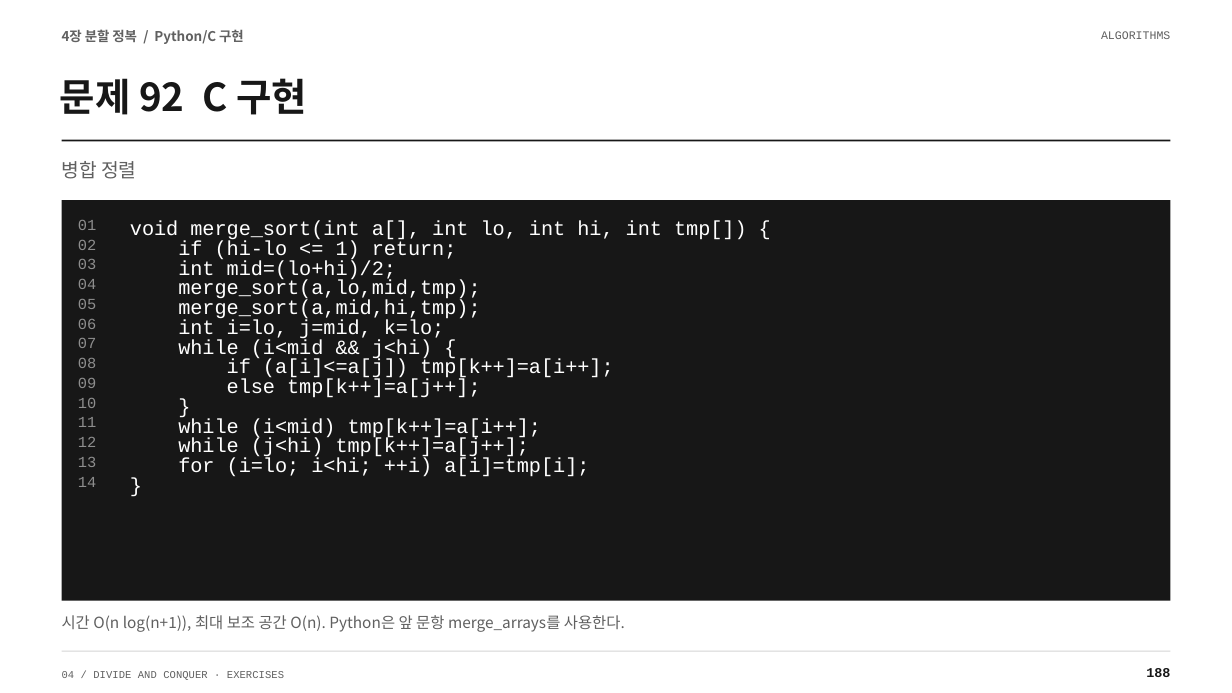
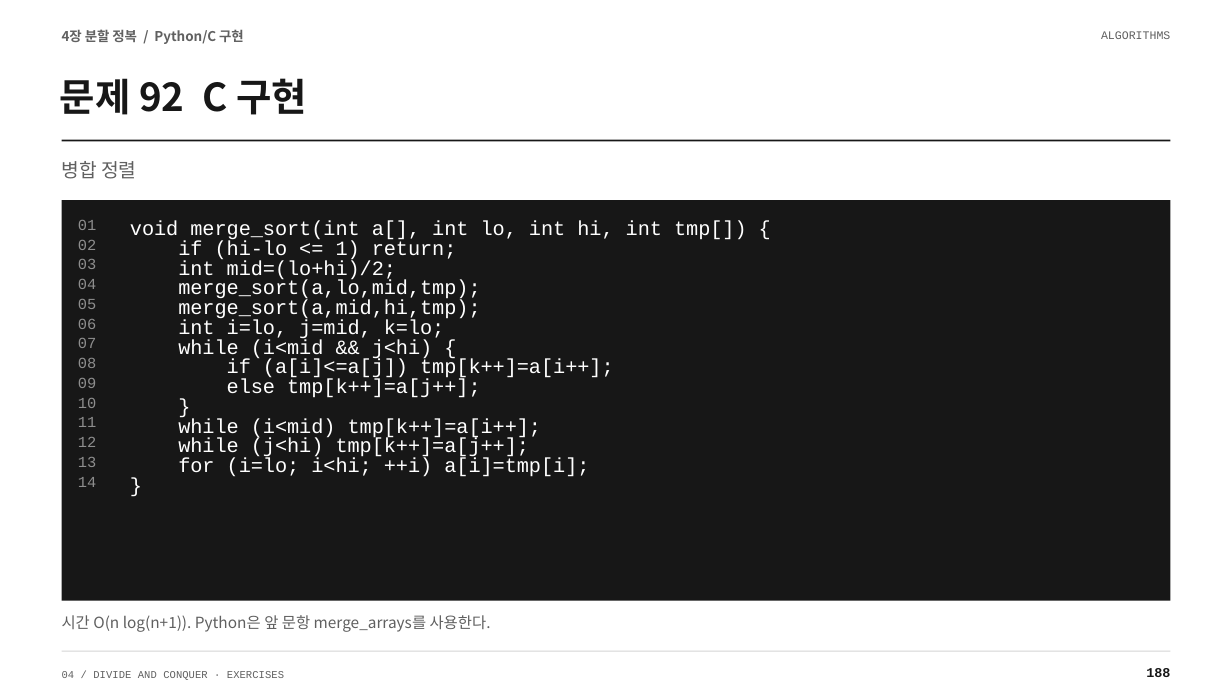
Before and after one commit to Sangdon-Park/Sangdon-Park.github.io, a slide deck: slide 188 of data/알고리즘/4장_연습문제_100문항_수업용.pptx. Drawn at 1232x693 pixels with LibreOffice and Linux fonts; fonts in the diff are those of the drawing. Boxes give left, top, right and bottom in pixels: in the first picture for what was removed or moved away, otherwise in the second. Text is boxed around its words. In the diff, an @@ line names an element or a change of style, - is before the commit and + after.

```diff
--- a/data/알고리즘/4장_연습문제_100문항_수업용.pptx
+++ b/data/알고리즘/4장_연습문제_100문항_수업용.pptx
@@ text at (62, 615, 491, 632): text changed @@
-시간 O(n log(n+1)), 최대 보조 공간 O(n). Python은 앞 문항 merge_arrays를 사용한다.
+시간 O(n log(n+1)). Python은 앞 문항 merge_arrays를 사용한다.
```
Also in this commit, not shown: 26 other slides changed, 12 other files.
